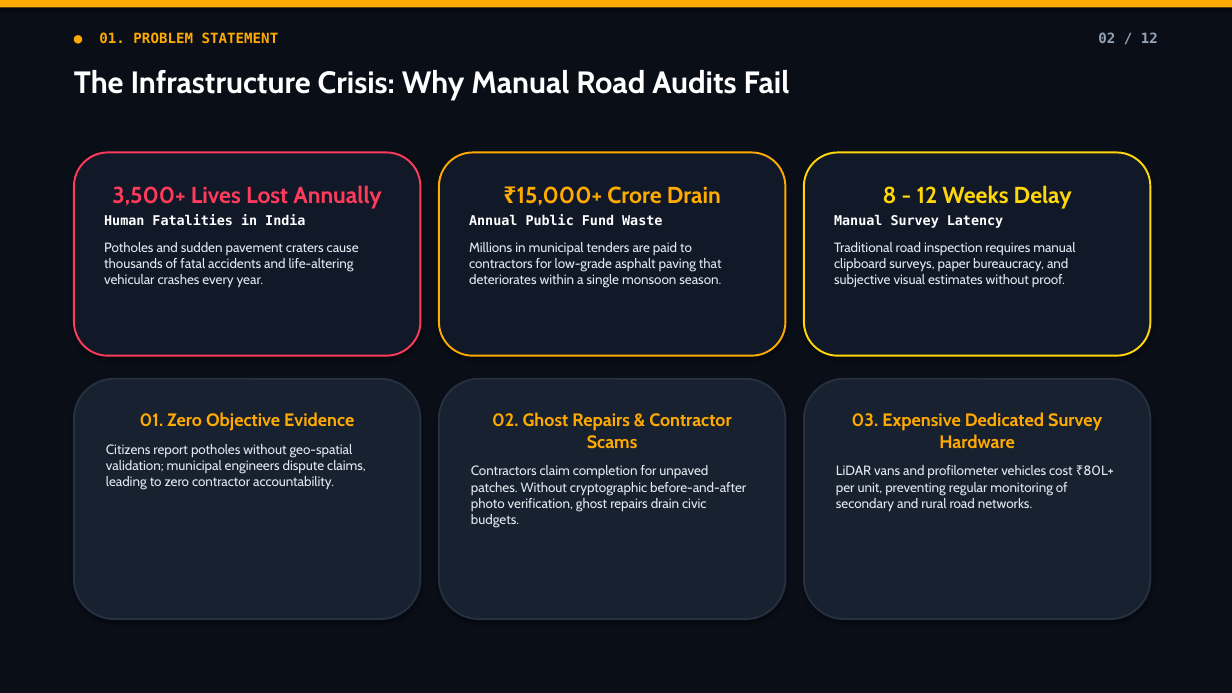
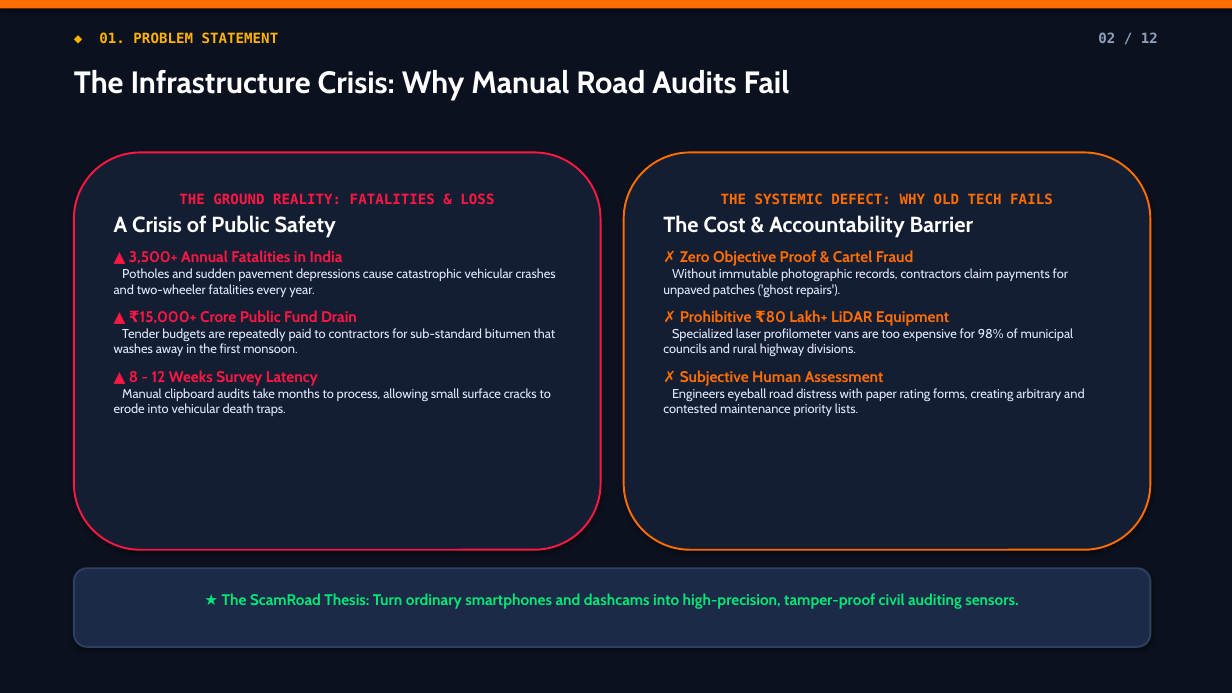
Before and after one commit to Priya-Ranjan-0201/Potholes-detector, a slide deck: slide 2 of ScamRoad_Presentation.pptx. Drawn at 1232x693 pixels with LibreOffice and Linux fonts; fonts in the diff are those of the drawing. Boxes give left, top, right and bottom in pixels: in the first picture for what was removed or moved away, otherwise in the second. Text is boxed around its words. In the diff, an @@ line names an element or a change of style, - is before the commit and + after.

Commit message:
feat(presentation): overhaul presentation with quantum slate theme, updated slides, and tests

```diff
--- a/ScamRoad_Presentation.pptx
+++ b/ScamRoad_Presentation.pptx
@@ rectangle at (x1=0, y1=0, x2=1232, y2=693): fill #0A0E17 to #0B111E @@
@@ rectangle at (x1=0, y1=0, x2=1232, y2=8): fill #FFAA00 to #FF6D00 @@
@@ rounded rectangle "THE GROUND REALITY: FATALITIES & ..." resized from (x1=74, y1=152, x2=421, y2=356) to (x1=74, y1=152, x2=601, y2=550) @@
@@ rounded rectangle "THE GROUND REALITY: FATALITIES & ..." at (x1=74, y1=152, x2=601, y2=550): fill #111827 to #141E33; outline #FF3B5C 1.5 pt to #FF1744 1.5 pt @@
@@ rounded rectangle removed at (x1=439, y1=152, x2=786, y2=356) @@
-₹15,000+ Crore Drain
-Annual Public Fund Waste
-Millions in municipal tenders are paid to contractors for low-grade asphalt paving that deteriorates within a single monsoon season.
@@ rounded rectangle added at (x1=624, y1=152, x2=1151, y2=550), fill #141E33, outline #FF6D00 1.5 pt, 10 pt, text #E0E7FF @@
+THE SYSTEMIC DEFECT: WHY OLD TECH FAILS
+The Cost & Accountability Barrier
+✗ Zero Objective Proof & Cartel Fraud
+Without immutable photographic records, contractors claim payments for unpaved patches ('ghost repairs').
+✗ Prohibitive ₹80 Lakh+ LiDAR Equipment
+Specialized laser profilometer vans are too expensive for 98% of municipal councils and rural highway divisions.
+✗ Subjective Human Assessment
+Engineers eyeball road distress with paper rating forms, creating arbitrary and contested maintenance priority lists.
@@ text in rounded rectangle at (x1=114, y1=193, x2=556, y2=416): text changed; size 10.5 to 10 pt; text colour #E2E8F0 to #E0E7FF @@
-3,500+ Lives Lost Annually
-Human Fatalities in India
-Potholes and sudden pavement craters cause thousands of fatal accidents and life-altering vehicular crashes every year.
+THE GROUND REALITY: FATALITIES & LOSS
+A Crisis of Public Safety
+▲ 3,500+ Annual Fatalities in India
+Potholes and sudden pavement depressions cause catastrophic vehicular crashes and two-wheeler fatalities every year.
+▲ ₹15,000+ Crore Public Fund Drain
+Tender budgets are repeatedly paid to contractors for sub-standard bitumen that washes away in the first monsoon.
+▲ 8 - 12 Weeks Survey Latency
+Manual clipboard audits take months to process, allowing small surface cracks to erode into vehicular death traps.
@@ rounded rectangle removed at (x1=74, y1=379, x2=421, y2=619) @@
-01. Zero Objective Evidence
-Citizens report potholes without geo-spatial validation; municipal engineers dispute claims, leading to zero contractor accountability.
@@ rounded rectangle removed at (x1=439, y1=379, x2=786, y2=619) @@
-02. Ghost Repairs & Contractor Scams
-Contractors claim completion for unpaved patches. Without cryptographic before-and-after photo verification, ghost repairs drain civic budgets.
@@ rounded rectangle removed at (x1=804, y1=379, x2=1151, y2=619) @@
-03. Expensive Dedicated Survey Hardware
-LiDAR vans and profilometer vehicles cost ₹80L+ per unit, preventing regular monitoring of secondary and rural road networks.
@@ rounded rectangle "★ The ScamRoad Thesis: Turn ..." resized from (x1=804, y1=152, x2=1151, y2=356) to (x1=74, y1=568, x2=1151, y2=647) @@
@@ rounded rectangle "★ The ScamRoad Thesis: Turn ..." at (x1=74, y1=568, x2=1151, y2=647): fill #111827 to #1C2A47; outline #FFD60A 1.5 pt to #2E4061 1.5 pt @@
@@ text in rounded rectangle at (x1=222, y1=593, x2=1018, y2=609): text changed; size 10.5 to 12 pt; text colour #E2E8F0 to #00E676; bold on @@
-8 - 12 Weeks Delay
-Manual Survey Latency
-Traditional road inspection requires manual clipboard surveys, paper bureaucracy, and subjective visual estimates without proof.
+★ The ScamRoad Thesis: Turn ordinary smartphones and dashcams into high-precision, tamper-proof civil auditing sensors.
```
Also in this commit, not shown: 11 other slides changed, 15 other files.
